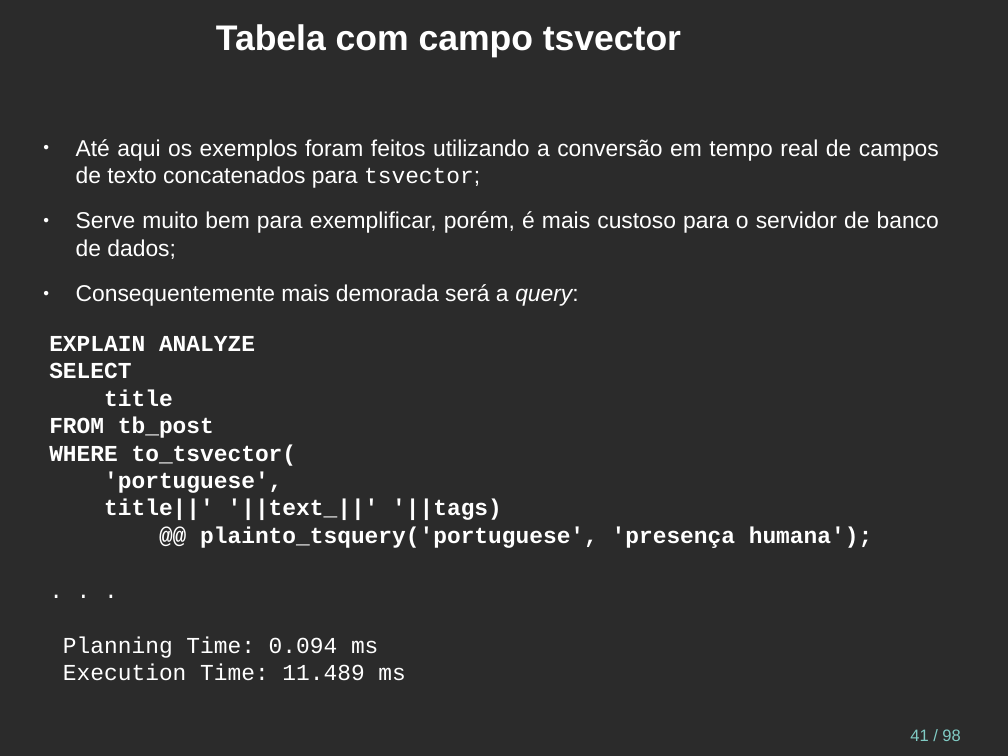
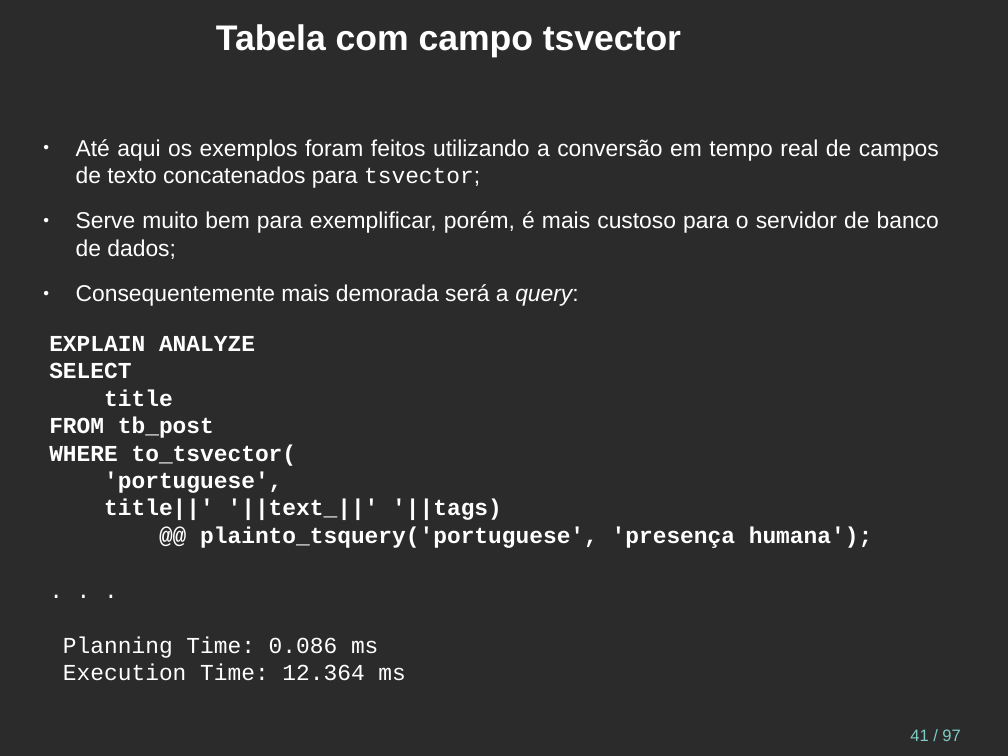
Before and after one commit to juliano777/db_fts, a slide deck: slide 41 of fts_pt-br.odp. Drawn at 1008x756 pixels with LibreOffice and Linux fonts; fonts in the diff are those of the drawing; background and template pictures are left out; a plain dark background stands for a picture behind light text. Boxes give left, top, right and bottom in pixels: in the first picture for what was removed or moved away, otherwise in the second. Text is boxed around its words. In the diff, an @@ line names an element or a change of style, - is before the commit and + after.

```diff
--- a/fts_pt-br.odp
+++ b/fts_pt-br.odp
@@ text at bbox=[63, 636, 405, 681]: text changed @@
-Planning Time: 0.094 ms
-Execution Time: 11.489 ms
+Planning Time: 0.086 ms
+Execution Time: 12.364 ms
@@ page number at bbox=[910, 729, 960, 741]: text changed @@
-41 / 98
+41 / 97
```
Also in this commit, not shown: 3 other slides changed, 1 slide removed, 6 other files.
